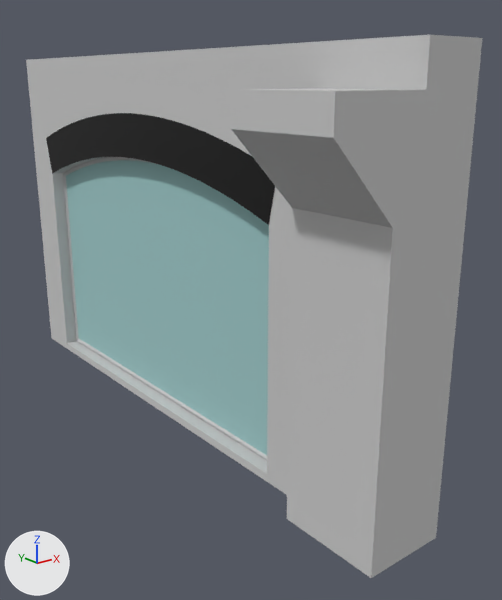
A saved change to the FBX model LearnToDriveUE4/Content/Art/Architecture/Warehouse/WarehouseWindow_SM.FBX.
Rendered twice from a camera (50 mm lens) standing at (-5.76, -4.47, 5.57) and looking at (0.88, 3.83, 2.25). Arrows for +X, +Y and +Z are at lower left; the lights stay in place. Where no turn or scale is listed for an object, it has been applied to the vertices.

Names of what the first picture shows: 'WarehouseWindow_SM', 'Window'.
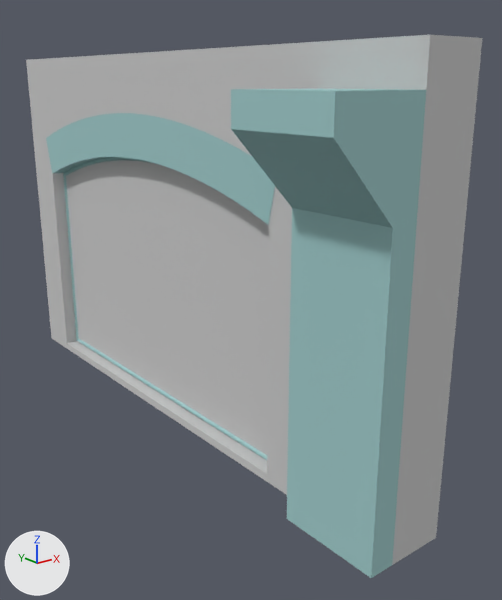
Changed parts and their boxes (x1, y1, x2, y2) in the pictures (502 x 600 px):
part 1 of me_mesh, recoloured
    both: (53, 157, 105, 174)
part 2 of me_mesh, recoloured (grey to cyan)
    both: (231, 89, 426, 299)
part 3 of me_mesh, recoloured (grey to cyan)
    both: (287, 511, 393, 578)
part 4 of me_mesh, recoloured (grey to cyan)
    both: (287, 270, 412, 569)
part 5 of me_mesh, recoloured (black to cyan)
    both: (46, 113, 275, 225)
part 6 of me_mesh_001, recoloured (grey to cyan)
    both: (63, 157, 267, 460)
part 7 of me_mesh_001, recoloured (cyan to grey)
    both: (66, 160, 269, 455)

The change, as a list of edits to the scene's bpy script:
```text
Change me_mesh_001:
    where me_mesh_001.from_pydata(...)  # 266 vertices, 246 faces; spans x -0.03..0.03, y 0.22..7.02, z 0.13..4.37
    used by ob_window; location = (0.25, 2.14, 0.0)
    me_mesh_001 part 6: all 228 faces that had it switch from mat_material__60_001 (its picture is missing) to mat_material__61 (cyan #9fcaca)
    me_mesh_001 part 7: all 18 faces that had it switch from mat_material__61 (cyan #9fcaca) to mat_material__60_001 (its picture is missing)
Change me_mesh:
    where me_mesh.from_pydata(...)  # 219 vertices, 195 faces; spans x -1.25..0.85, y 0.0..10.0, z 0.0..6.0
    used by ob_warehousewindow_sm; location = (0.0, 0.0, 0.0)
    me_mesh part 1: all 18 faces centred in x 0.25, y 2.55..8.97, z 3.86..4.37 switch from mat_material__60 (its picture is missing) to mat_material__61 (cyan #9fcaca)
    me_mesh part 2: all 15 faces centred in x -1.25..-0.19, y 0.0..1.5, z 3.81..5.5 switch from mat_material__60 (its picture is missing) to mat_material__61 (cyan #9fcaca)
    me_mesh part 3: all 4 faces centred in x -0.38..-0.19, y 0.0..1.5, z 0.0..0.07 switch from mat_material__60 (its picture is missing) to mat_material__61 (cyan #9fcaca)
    me_mesh part 4: all 3 faces centred in x -0.38..-0.19, y 0.0..1.5, z 1.78 switch from mat_material__60 (its picture is missing) to mat_material__61 (cyan #9fcaca)
    me_mesh part 5: all 36 faces that had it switch from mat_02___default_slot__4 (black #000000) to mat_material__61 (cyan #9fcaca)
```
